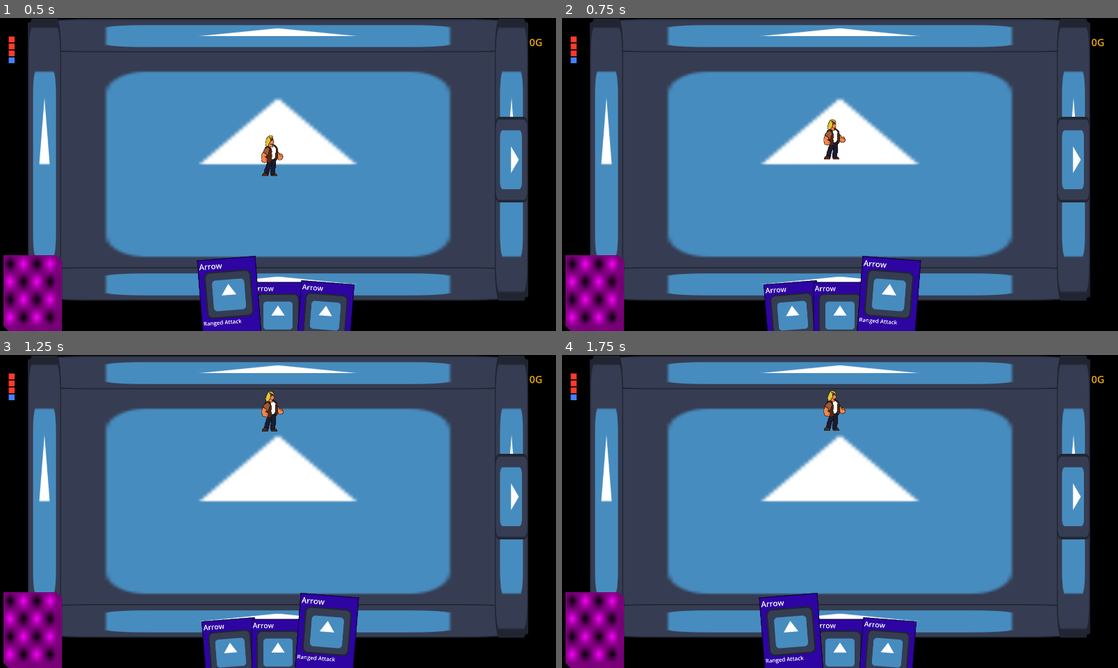
Above: before the commit, frames 1-4 (two rows, left to right).
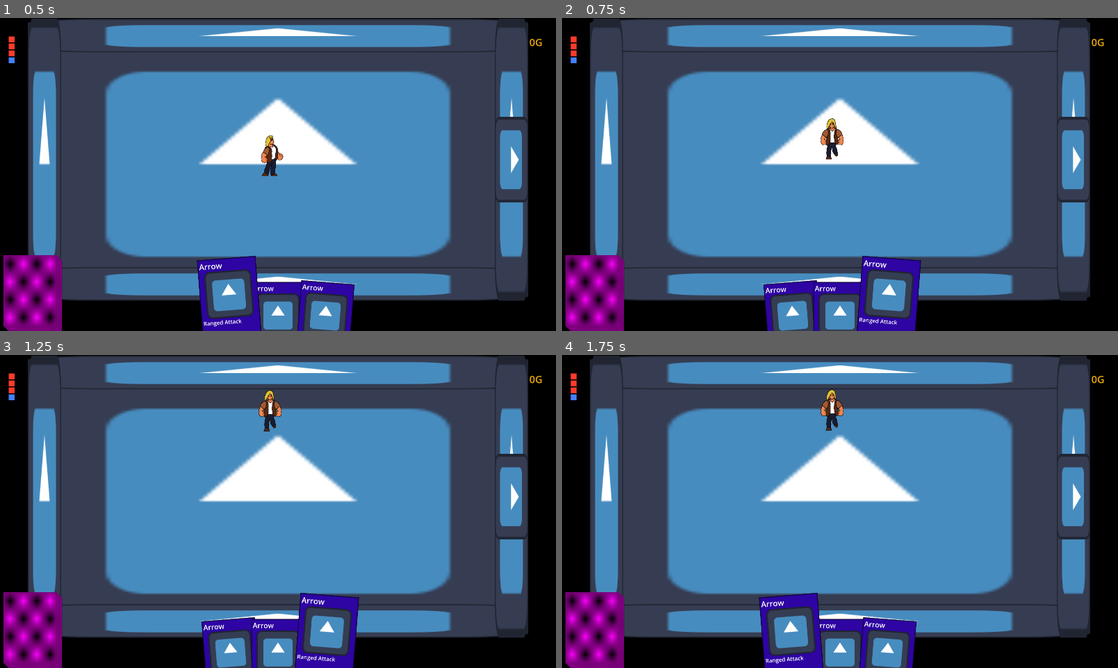
Above: after the commit, the same moments.

Repository: MamaDespik/GGJ-1
Game: Godot game, scene res://game.tscn
Same seed, same stepped clock (60 frames per second), same inputs: the game is played once before the commit and once after it. The engine's default icon, where the game draws it, is replaced by a stand-in: a white triangle on a blue panel in a dark square. Sound files missing from this copy of the repository are replaced by a short silence.
Inputs (mouse positions are in pixels of both pictures, inside the frame that each line leads up to):
- Up to frame 1 (0.5 s): no input
- Up to frame 2 (0.75 s): move the mouse to (867, 174) at 0.52 s; hold W (move_up) from 0.53 s (still down); hold Mouse wheel up (change_highlight_left) from 0.53 s (still down)
- Up to frame 3 (1.25 s): keep holding W (move_up); keep holding Mouse wheel up (change_highlight_left)
- Up to frame 4 (1.75 s): keep holding W (move_up); move the mouse to (812, 511) at 1.27 s; release Mouse wheel up (change_highlight_left) at 1.28 s; tap Mouse wheel down (change_highlight_right) at 1.35 s

Frame 1 is identical in both runs. In frame 2, 0.3% of the frame differs, in the area x 46-51%, y 32-46%; in frame 3, 0.3%; in frame 4, 0.3%.

Commit message:
Walking Up Animation

Diff:
--- a/godovelopment-game-jam-1/Player/player.tscn
+++ b/godovelopment-game-jam-1/Player/player.tscn
@@ -12,8 +12,12 @@
 [ext_resource type="PackedScene" uid="uid://csydnauyf82ok" path="res://StateMachine/PlayerStates/dying_player_state.tscn" id="10_x3vf3"]
 [ext_resource type="Texture2D" uid="uid://bjf44a0ij0aa0" path="res://Assets/Player/idle1.png" id="12_p5o4e"]
 [ext_resource type="Texture2D" uid="uid://drimhm0u68mkc" path="res://Assets/Player/idle2.png" id="13_gu6f8"]
+[ext_resource type="Texture2D" uid="uid://dy7tbwwg1wfoc" path="res://Assets/Player/walking_down1.png" id="13_n471f"]
+[ext_resource type="Texture2D" uid="uid://b1otawggdcr7y" path="res://Assets/Player/walking_down2.png" id="14_7emwf"]
 [ext_resource type="Texture2D" uid="uid://cuovhb0bjuyk2" path="res://Assets/Player/walking_sideways1.png" id="14_pisgm"]
 [ext_resource type="Texture2D" uid="uid://djt6gdt13irj2" path="res://Assets/Player/walking_sideways2.png" id="15_b1ygp"]
+[ext_resource type="Texture2D" uid="uid://ce60yvfr1iauh" path="res://Assets/Player/walking_down3.png" id="15_hshwv"]
+[ext_resource type="Texture2D" uid="uid://b4k8vbcw2awjs" path="res://Assets/Player/walking_down4.png" id="16_gpjlu"]
 [ext_resource type="Texture2D" uid="uid://wuv2mqrnet27" path="res://Assets/Player/walking_sideways3.png" id="16_o28un"]
 [ext_resource type="Texture2D" uid="uid://degx5ar6ph8ki" path="res://Assets/Player/walking_sideways4.png" id="17_n471f"]
 
@@ -34,6 +38,21 @@
 resource_local_to_scene = true
 size = Vector2(53, 119)
 
+[sub_resource type="Animation" id="Animation_dkpta"]
+length = 0.001
+tracks/0/type = "value"
+tracks/0/imported = false
+tracks/0/enabled = true
+tracks/0/path = NodePath("Sprite2D:texture")
+tracks/0/interp = 1
+tracks/0/loop_wrap = true
+tracks/0/keys = {
+"times": PackedFloat32Array(0),
+"transitions": PackedFloat32Array(1),
+"update": 1,
+"values": [ExtResource("12_p5o4e")]
+}
+
 [sub_resource type="Animation" id="Animation_vtle1"]
 resource_name = "idle_down"
 loop_mode = 1
@@ -52,11 +71,9 @@
 
 [sub_resource type="Animation" id="Animation_apopc"]
 resource_name = "walk_down"
-
-[sub_resource type="Animation" id="Animation_p5o4e"]
-resource_name = "walk_right"
+length = 0.8
 loop_mode = 1
-step = 0.25
+step = 0.2
 tracks/0/type = "value"
 tracks/0/imported = false
 tracks/0/enabled = true
@@ -64,7 +81,25 @@
 tracks/0/interp = 1
 tracks/0/loop_wrap = true
 tracks/0/keys = {
-"times": PackedFloat32Array(0, 0.25, 0.5, 0.75),
+"times": PackedFloat32Array(0, 0.2, 0.4, 0.6),
+"transitions": PackedFloat32Array(1, 1, 1, 1),
+"update": 1,
+"values": [ExtResource("13_n471f"), ExtResource("14_7emwf"), ExtResource("15_hshwv"), ExtResource("16_gpjlu")]
+}
+
+[sub_resource type="Animation" id="Animation_p5o4e"]
+resource_name = "walk_right"
+length = 0.8
+loop_mode = 1
+step = 0.2
+tracks/0/type = "value"
+tracks/0/imported = false
+tracks/0/enabled = true
+tracks/0/path = NodePath("Sprite2D:texture")
+tracks/0/interp = 1
+tracks/0/loop_wrap = true
+tracks/0/keys = {
+"times": PackedFloat32Array(0, 0.2, 0.4, 0.6),
 "transitions": PackedFloat32Array(1, 1, 1, 1),
 "update": 1,
 "values": [ExtResource("14_pisgm"), ExtResource("15_b1ygp"), ExtResource("16_o28un"), ExtResource("17_n471f")]
@@ -72,21 +107,6 @@
 
 [sub_resource type="Animation" id="Animation_x3vf3"]
 resource_name = "walk_up"
-
-[sub_resource type="Animation" id="Animation_dkpta"]
-length = 0.001
-tracks/0/type = "value"
-tracks/0/imported = false
-tracks/0/enabled = true
-tracks/0/path = NodePath("Sprite2D:texture")
-tracks/0/interp = 1
-tracks/0/loop_wrap = true
-tracks/0/keys = {
-"times": PackedFloat32Array(0),
-"transitions": PackedFloat32Array(1),
-"update": 1,
-"values": [ExtResource("12_p5o4e")]
-}
 
 [sub_resource type="AnimationLibrary" id="AnimationLibrary_x3vf3"]
 _data = {
Binary file added: godovelopment-game-jam-1/Assets/Player/walking_down.aseprite
Binary file added: godovelopment-game-jam-1/Assets/Player/walking_down1.png
Not shown, added: godovelopment-game-jam-1/Assets/Player/walking_down1.png.import
Binary file added: godovelopment-game-jam-1/Assets/Player/walking_down2.png
Not shown, added: godovelopment-game-jam-1/Assets/Player/walking_down2.png.import
Binary file added: godovelopment-game-jam-1/Assets/Player/walking_down3.png
Not shown, added: godovelopment-game-jam-1/Assets/Player/walking_down3.png.import
Binary file added: godovelopment-game-jam-1/Assets/Player/walking_down4.png
Not shown, added: godovelopment-game-jam-1/Assets/Player/walking_down4.png.import
Not shown: 1 places in godovelopment-game-jam-1/Player/player.tscn that only renumber resources
Not shown, changed: TODO.txt
